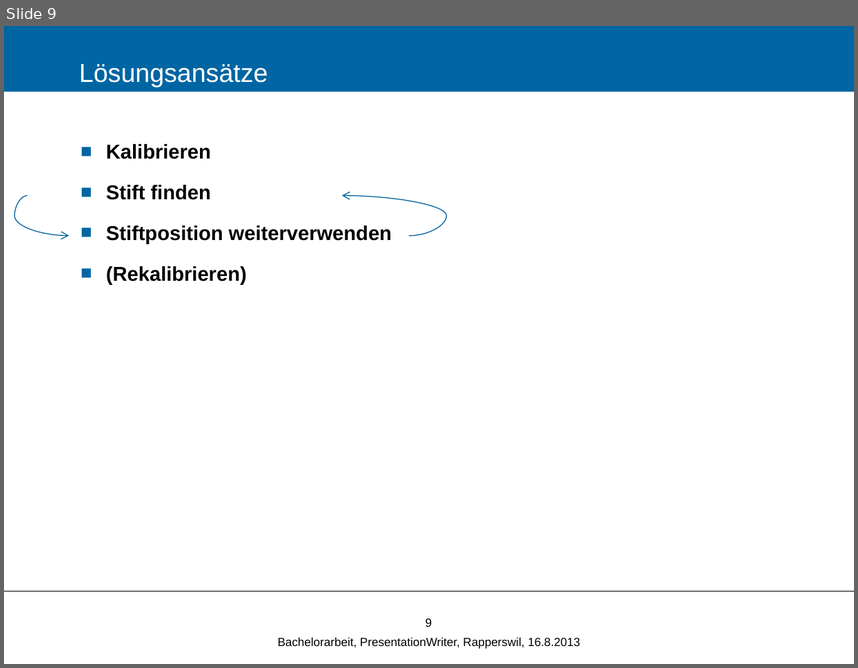
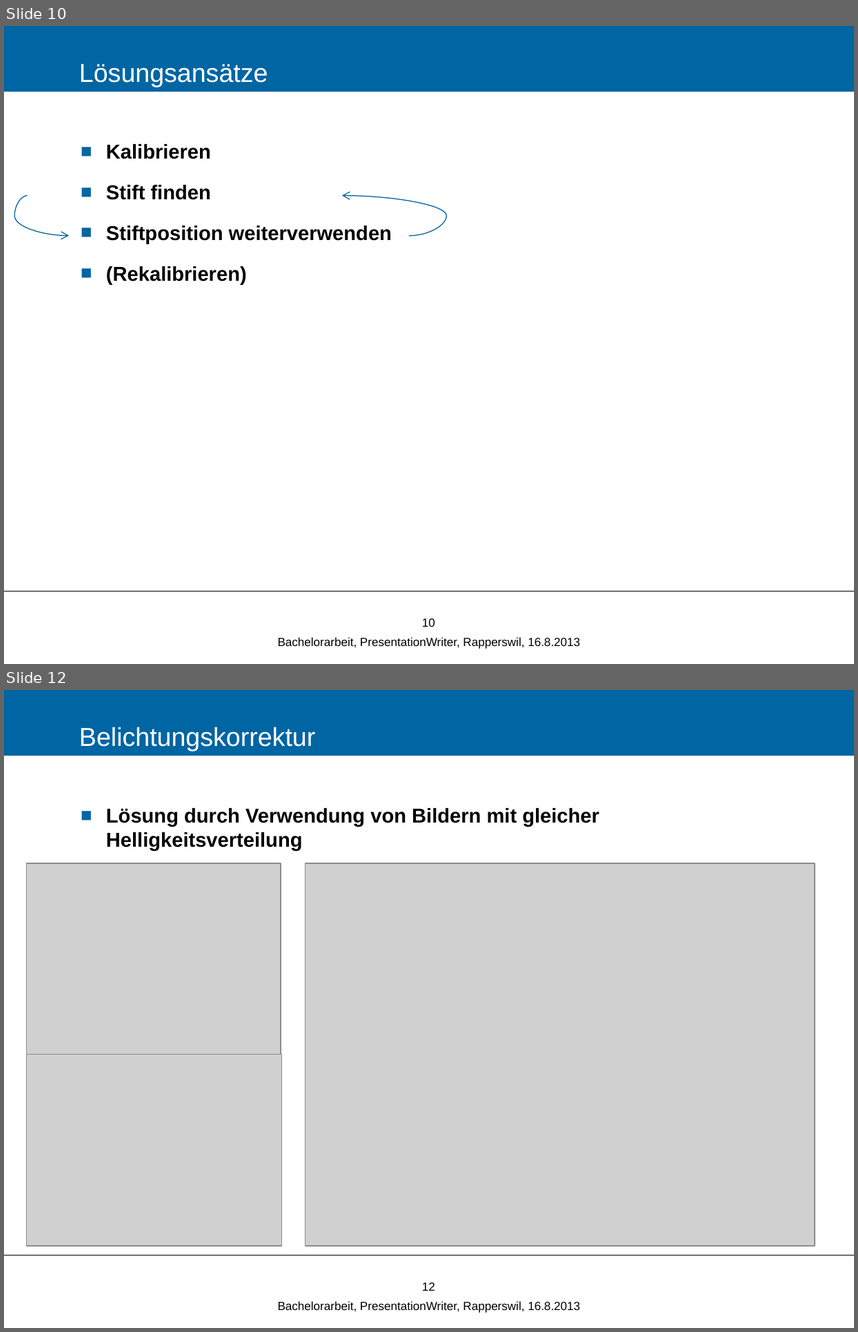
Before and after one commit to Zyklop/Magic-Whiteboard, a slide deck: Dokumentation/Präsentation/BA-Präsentation.pptx. Shown one above the other, each under a label of ours: slide 9 before the commit, slides 10 and 12 after it; the slides between them are not shown. The pictures are 858x668 and 858x1332 pixels, drawn with LibreOffice and Linux fonts; fonts in the diff are those of the drawing; grey boxes stand for pictures; background and template pictures are left out. Boxes give left, top, right and bottom in pixels: in the first picture for what was removed or moved away, otherwise in the second. Text is boxed around its words. In the diff, an @@ line names an element or a change of style, - is before the commit and + after.

```diff
--- a/Dokumentation/Präsentation/BA-Präsentation.pptx
+++ b/Dokumentation/Präsentation/BA-Präsentation.pptx
@@ slide 12 added at (4,690,854,1328), background #FFFFFF; not listed: 1 template element that a slide beside it also shows @@
@@ title added at (4,690,854,756), fill #0065A3, 22 pt, text #FFFFFF @@
+Belichtungskorrektur
@@ text added at (106,808,599,850), 17 pt, text #000000, bold @@
+■ Lösung durch Verwendung von Bildern mit gleicher Helligkeitsverteilung
@@ picture added at (26,863,280,1054) @@
@@ picture added at (305,863,815,1246) @@
@@ picture added at (26,1054,281,1245) @@
@@ page number added at (422,1282,435,1290), 10 pt, text #000000 @@
+12
@@ text added at (278,1301,580,1312), 10 pt, text #000000 @@
+Bachelorarbeit, PresentationWriter, Rapperswil, 16.8.2013
@@ what was slide 9 is now slide 10 @@
@@ page number at (422,618,435,626): text changed @@
-9
+10
```
Also in this commit, not shown: 4 slides changed, 3 other slides added.
